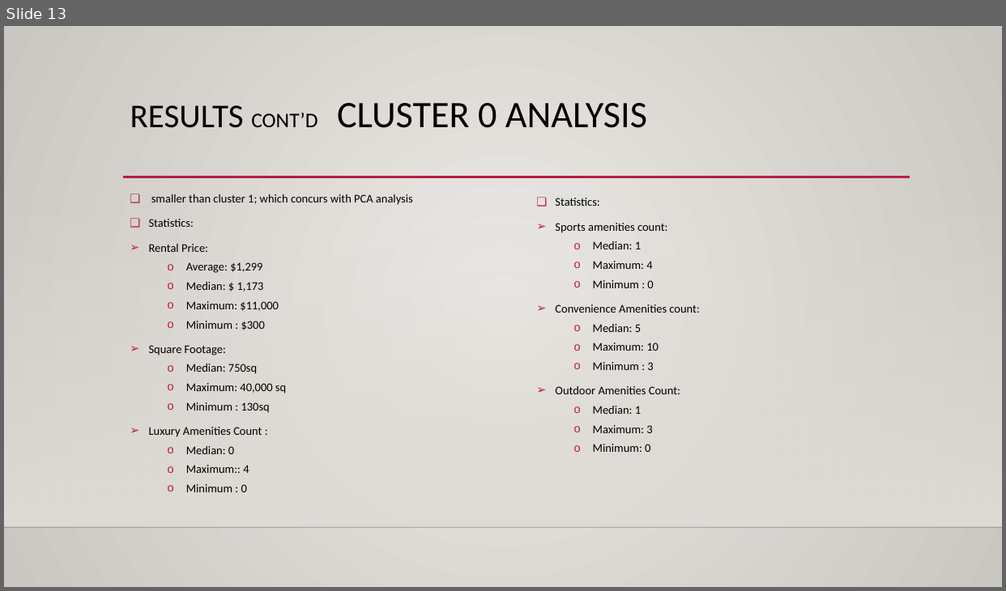
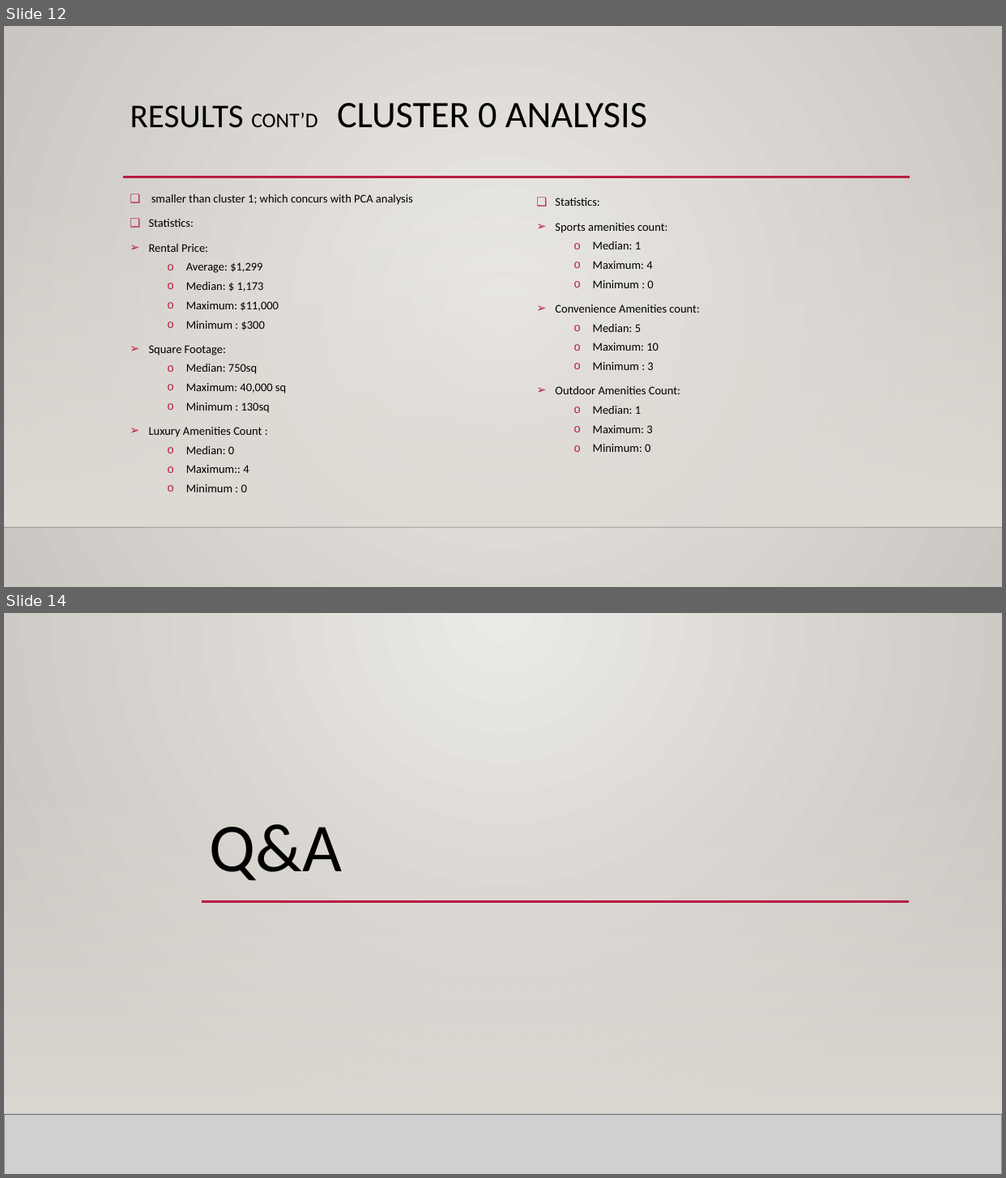
Before and after one commit to EllaC12345/Machine-Learning, a slide deck: Project 4.pptx. Shown one above the other, each under a label of ours: slide 13 before the commit, slides 12 and 14 after it; the slides between them are not shown. The pictures are 1006x591 and 1006x1178 pixels, drawn with LibreOffice and Linux fonts; fonts in the diff are those of the drawing; grey boxes stand for pictures; background and template pictures are left out. Boxes give left, top, right and bottom in pixels: in the first picture for what was removed or moved away, otherwise in the second. Text is boxed around its words. In the diff, an @@ line names an element or a change of style, - is before the commit and + after.

```diff
--- a/Project 4.pptx
+++ b/Project 4.pptx
@@ slide 14 added at (4, 613, 1002, 1174), background picture (left out); not listed: 2 template elements that a slide beside it also shows @@
@@ rectangle added at (4, 613, 1002, 1174), fill gradient #ECEAE7 to #CAC7C1 @@
@@ rectangle added at (4, 778, 1002, 1114), fill gradient #DFDBD5 @@
@@ title added at (210, 824, 343, 881), 66 pt, text #000000 @@
+Q&A
@@ line added from (202, 902) to (909, 902), #B71E42 2.5 pt @@
@@ picture added at (4, 1114, 1002, 1174) @@
@@ line added from (4, 1114) to (1002, 1114), #000001 1 pt @@
@@ what was slide 13 is now slide 12 @@
```
Also in this commit, not shown: 2 slides changed, 1 other slide added, 1 slide removed, 3 other files.
